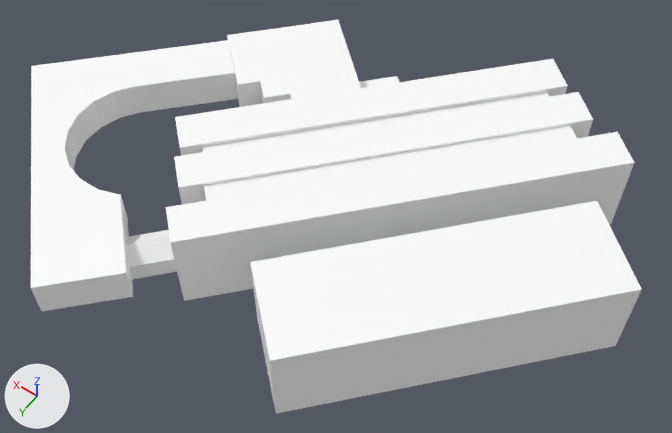
Two versions of the glTF model undefined.glb, one commit apart.
Camera for both pictures: a camera (50 mm lens) standing at (-34.7, 48.5, 85.5) and looking at (0.9, -1.4, 7.2). The lights are fixed; the arrows at lower left show +X, +Y and +Z. Where no turn or scale is listed for an object, it has been applied to the vertices.
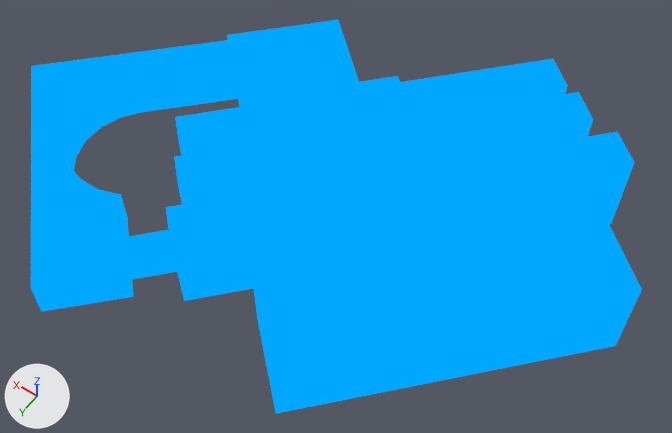
Boxes (x1, y1, x2, y2) around the edits, measured in the pictures (672 x 433 px):
```json
{"object": "Cube (2)", "change": "recoloured", "before": [166, 20, 634, 301], "after": [166, 20, 634, 301], "on screen": "white to blue"}
{"object": "Cube (1)", "change": "recoloured", "before": [250, 201, 642, 414], "after": [250, 201, 642, 414], "on screen": "white to blue"}
{"object": "Arch", "change": "recoloured", "before": [31, 40, 238, 312], "after": [31, 40, 238, 312], "on screen": "white to blue"}
{"object": "Cube", "change": "recoloured", "before": [126, 230, 177, 280], "after": [126, 230, 177, 280], "on screen": "white to blue"}
```

Scene script edits in JSON lines:
```json
{"op": "remove", "block": "mat_basic", "code": "n0 = _N.new('ShaderNodeBsdfPrincipled'); n0.name = 'Principled BSDF'"}
{"op": "remove", "block": "mat_basic", "code": "n0.inputs[0].default_value = (1.0, 1.0, 1.0, 1.0)  # 'Base Color', white #ffffff"}
{"op": "add", "block": "mat_basic", "code": "n2 = _N.new('ShaderNodeEmission'); n2.name = 'Emission'"}
{"op": "add", "block": "mat_basic", "code": "n2.inputs[0].default_value = (0.0, 0.387, 1.0, 1.0)  # 'Color', blue #00a7ff"}
{"op": "add", "block": "mat_basic", "code": "n3 = _N.new('ShaderNodeLightPath'); n3.name = 'Light Path'"}
{"op": "add", "block": "mat_basic", "code": "n4 = _N.new('ShaderNodeBsdfTransparent'); n4.name = 'Transparent BSDF'"}
{"op": "add", "block": "mat_basic", "code": "n5 = _N.new('ShaderNodeMixShader'); n5.name = 'Mix Shader'"}
{"block": "mat_basic", "where": "n1 = _N.new('ShaderNodeOutputMaterial'); n1.name = 'Material Output'"}
{"op": "remove", "block": "mat_basic", "code": "_L.new(n0.outputs[0], n1.inputs[0])  # 'BSDF' to 'Surface'"}
{"op": "add", "block": "mat_basic", "code": "_L.new(n3.outputs[0], n5.inputs[0])  # 'Is Camera Ray' to 'Factor'"}
{"op": "add", "block": "mat_basic", "code": "_L.new(n4.outputs[0], n5.inputs[1])  # 'BSDF' to 'Shader'"}
{"op": "add", "block": "mat_basic", "code": "_L.new(n2.outputs[0], n5.inputs[2])  # 'Emission' to 'Shader'"}
{"op": "add", "block": "mat_basic", "code": "_L.new(n5.outputs[0], n1.inputs[0])  # 'Shader' to 'Surface'"}
```
